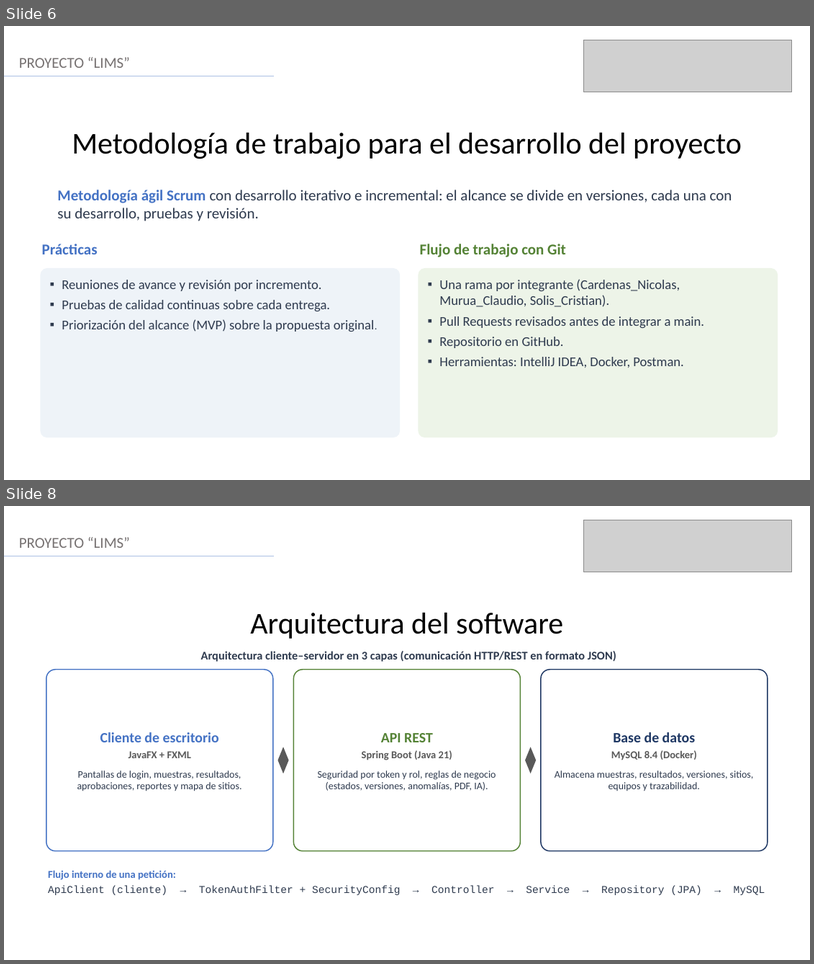
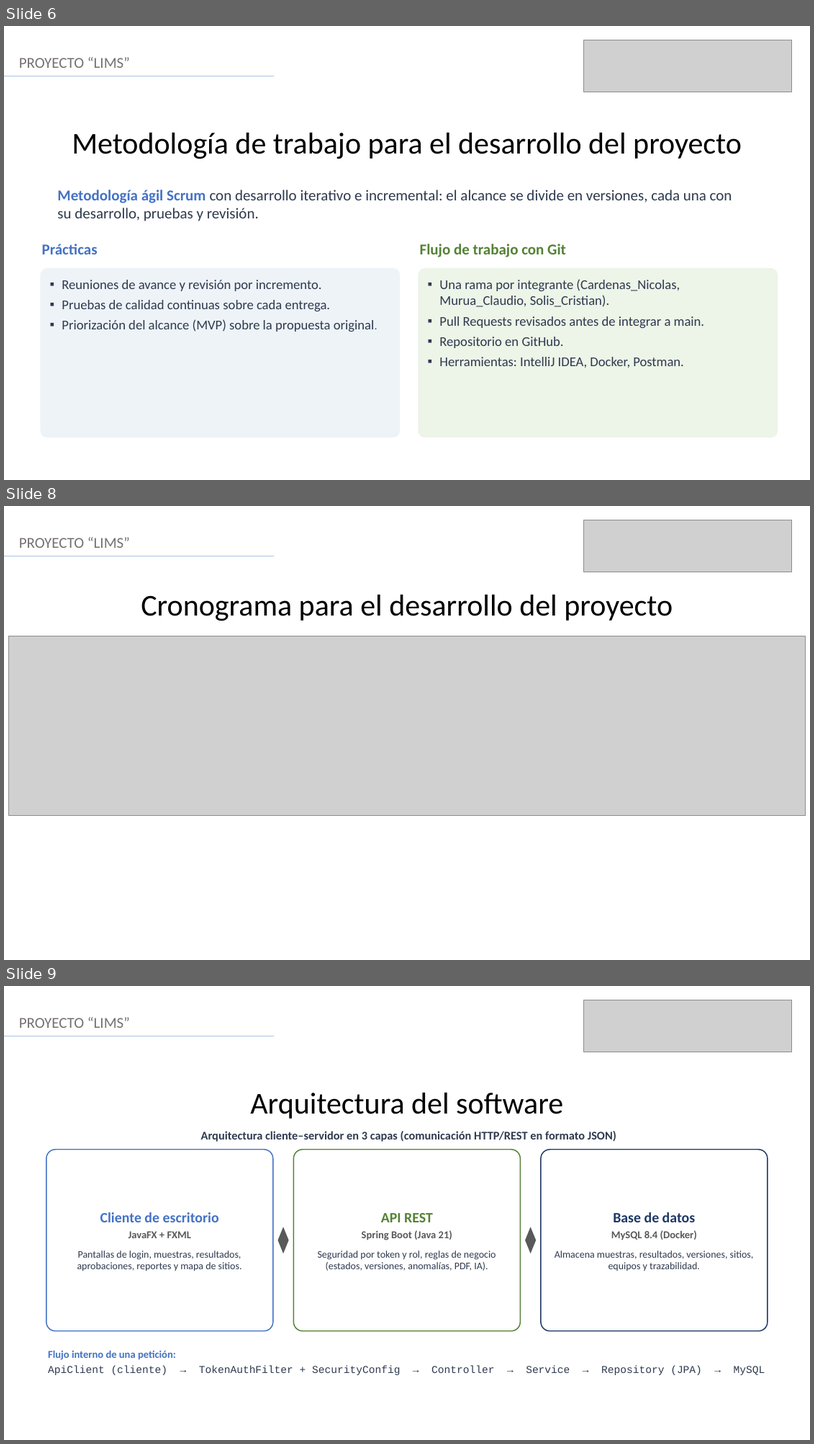
Before and after one commit to NicolasCardenas1/ConectaGo, a slide deck: Fase 3/Evidencias grupales/Presentación Final del proyecto (Español).pptx. Shown one above the other, each under a label of ours: slides 6 and 8 before the commit, slides 6, 8 and 9 after it; the slides between them are not shown. The pictures are 814x964 and 814x1444 pixels, drawn with LibreOffice and Linux fonts; fonts in the diff are those of the drawing; grey boxes stand for pictures. Boxes give left, top, right and bottom in pixels: in the first picture for what was removed or moved away, otherwise in the second. Text is boxed around its words. In the diff, an @@ line names an element or a change of style, - is before the commit and + after.

```diff
--- a/Fase 3/Evidencias grupales/Presentación Final del proyecto (Español).pptx
+++ b/Fase 3/Evidencias grupales/Presentación Final del proyecto (Español).pptx
@@ slide 8 added at [4,506,810,960], background #FFFFFF @@
@@ picture added at [584,520,792,572] @@
@@ text added at [19,537,130,548], 18 pt, text #767171 @@
+PROYECTO “LIMS”
@@ line added from (4, 556) to (275, 556), #ABC0E4 1.25 pt @@
@@ text added at [141,595,673,621], 36 pt, text #000000 @@
+Cronograma para el desarrollo del proyecto
@@ picture added at [9,636,806,815] @@
@@ what was slide 8 is now slide 9 @@
```
Also in this commit, not shown: 6 slides changed, 1 other file.
